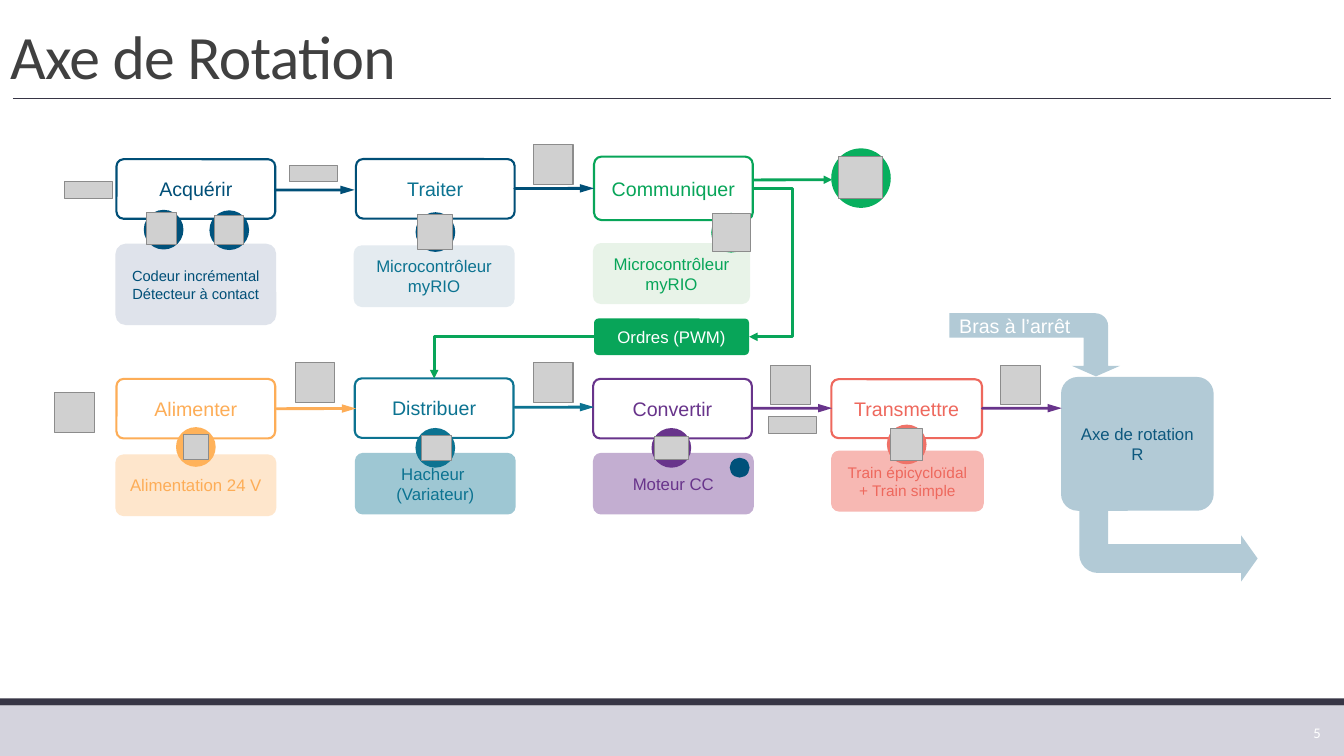
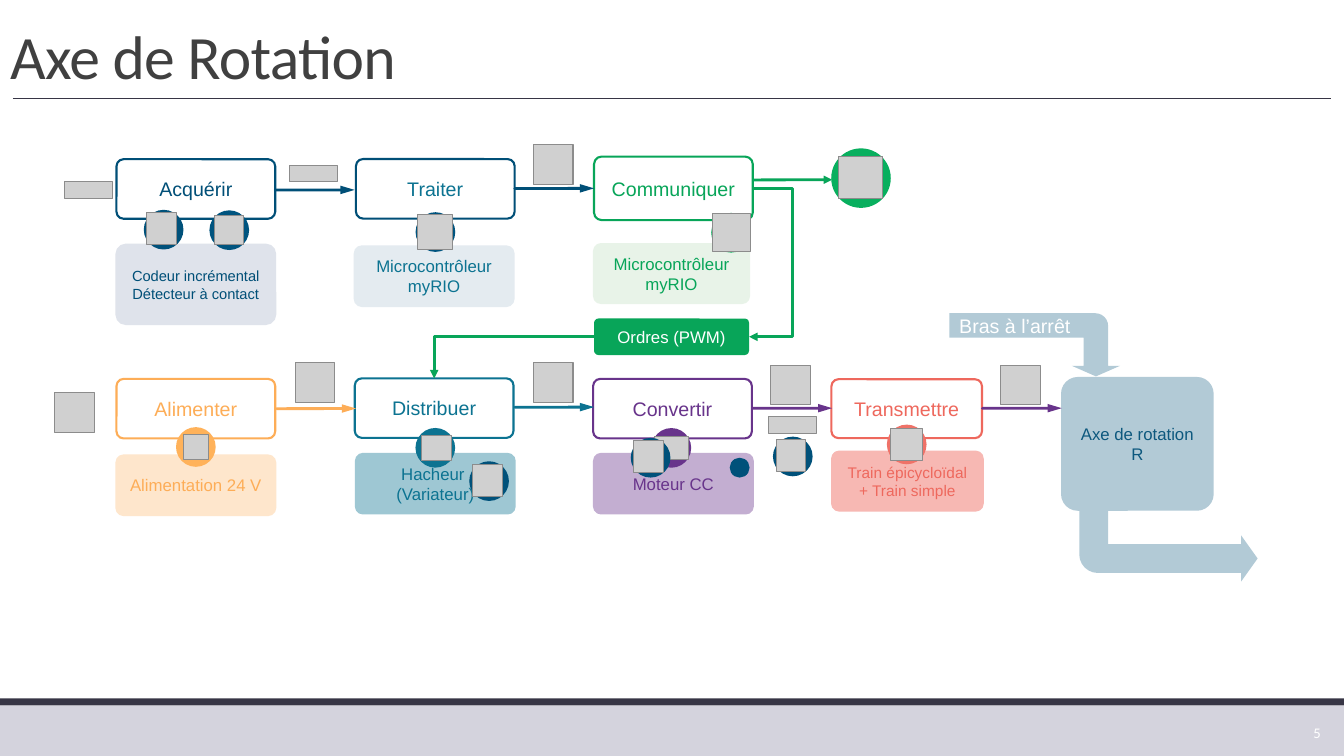
Before and after one commit to xpessoles/TP_Corriges, a slide deck: slide 5 of 02_BrasBeta/02_BrasBeta.pptx. Drawn at 1344x756 pixels with LibreOffice and Linux fonts; fonts in the diff are those of the drawing; grey boxes stand for pictures; background and template pictures are left out. Boxes give left, top, right and bottom in pixels: in the first picture for what was removed or moved away, otherwise in the second. Text is boxed around its words. In the diff, an @@ line names an element or a change of style, - is before the commit and + after.

```diff
--- a/02_BrasBeta/02_BrasBeta.pptx
+++ b/02_BrasBeta/02_BrasBeta.pptx
@@ ellipse added at <box>631,438,670,477</box>, fill #00517A @@
@@ picture added at <box>634,442,664,473</box> @@
@@ ellipse added at <box>773,437,813,476</box>, fill #00517A @@
@@ picture added at <box>776,440,807,471</box> @@
@@ ellipse added at <box>470,462,509,501</box>, fill #00517A @@
@@ picture added at <box>473,465,503,496</box> @@
```
Also in this commit, not shown: 1 other slide changed, 1 other file.
